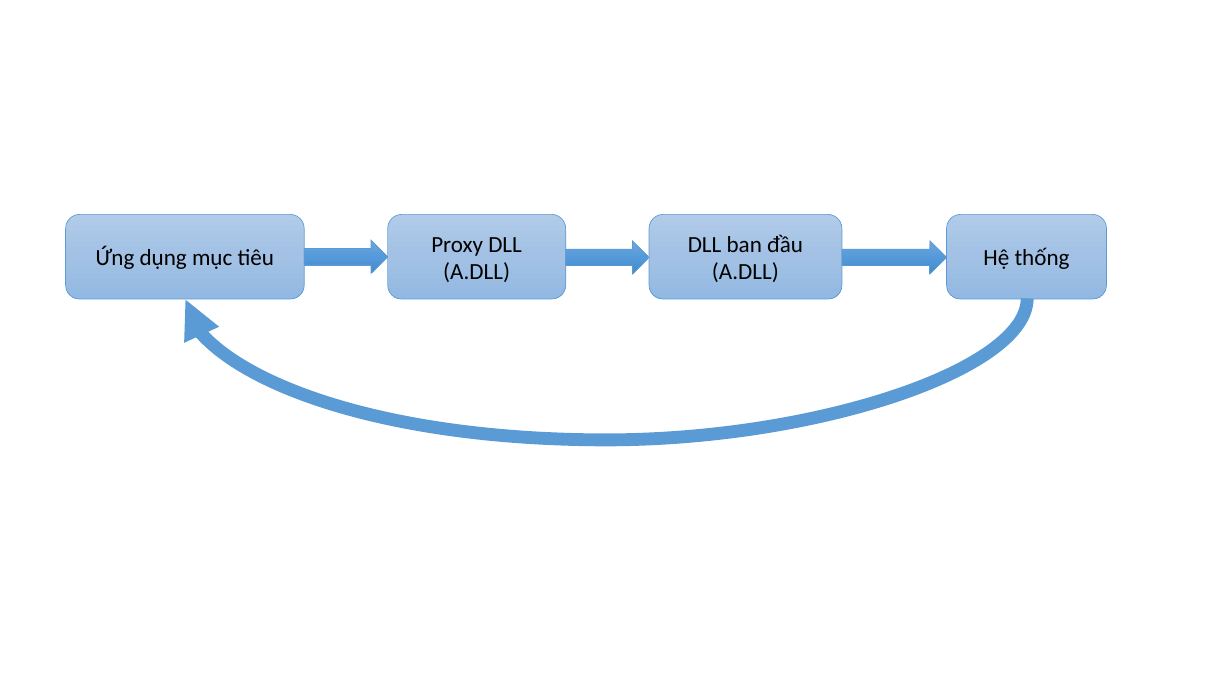
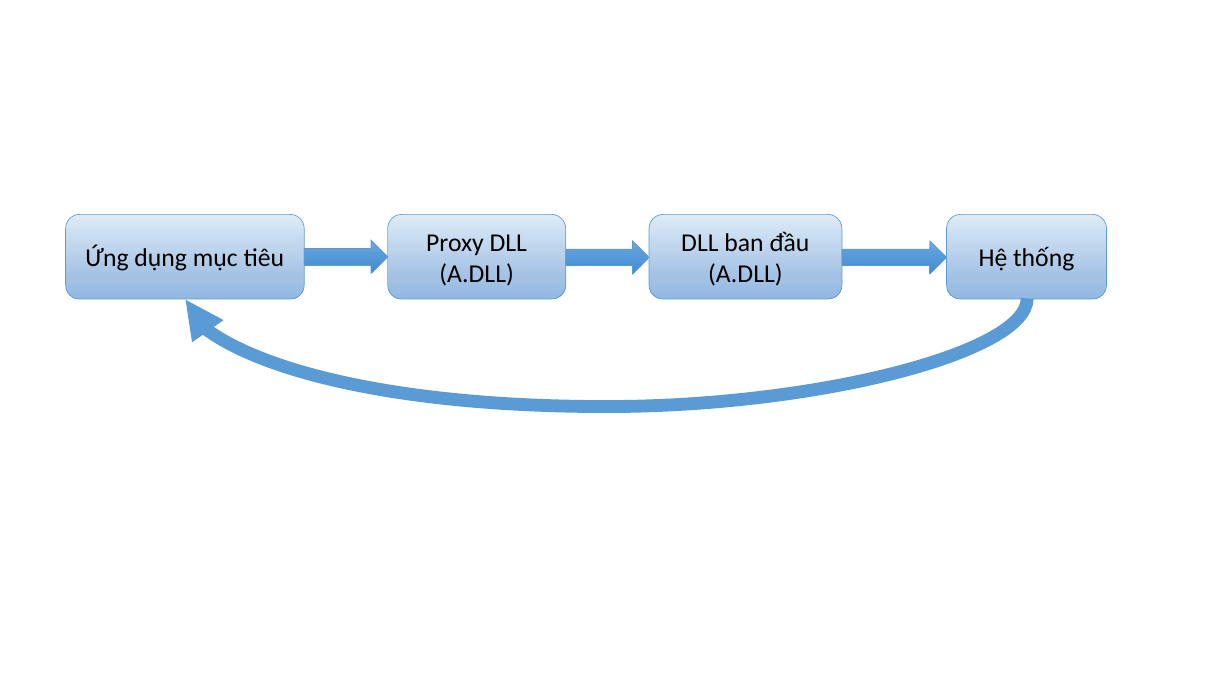
Before and after one commit to dotrungduchd/LUANVAN, a slide deck: slide 22 of Document/SODO.pptx. Drawn at 1232x693 pixels with LibreOffice and Linux fonts; fonts in the diff are those of the drawing. Boxes give left, top, right and bottom in pixels: in the first picture for what was removed or moved away, otherwise in the second. Text is boxed around its words. In the diff, an @@ line names an element or a change of style, - is before the commit and + after.

```diff
--- a/Document/SODO.pptx
+++ b/Document/SODO.pptx
@@ size 18 to 20 pt; fill gradient #B1CBE9 to #A3C1E5 to #93B9E4 to gradient #DEEBF7 to #A3C1E5 to #93B9E4 in 4 elements at <box>66,214,304,299</box>, <box>388,214,567,299</box>, <box>649,214,842,299</box>, <box>946,214,1106,299</box> @@
@@ curved arrow (1028, 299) - (186, 299): route changed @@
```
Also in this commit, not shown: 10 other slides changed, 1 slide added, 1 other file.
